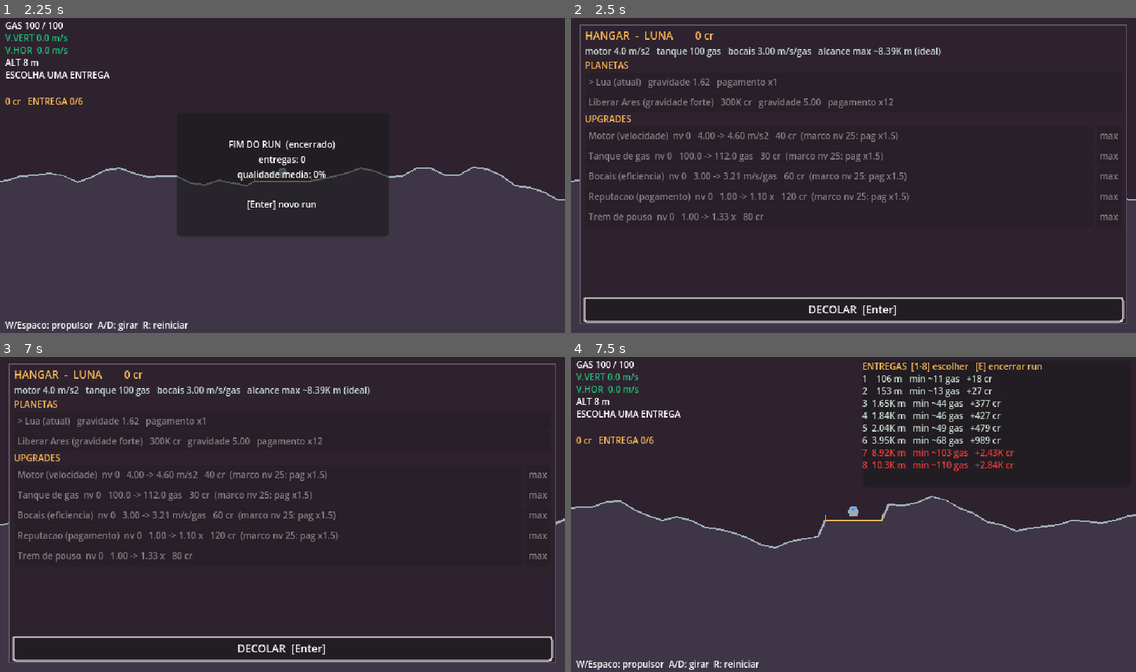
Above: before the commit, frames 1-4 (two rows, left to right).
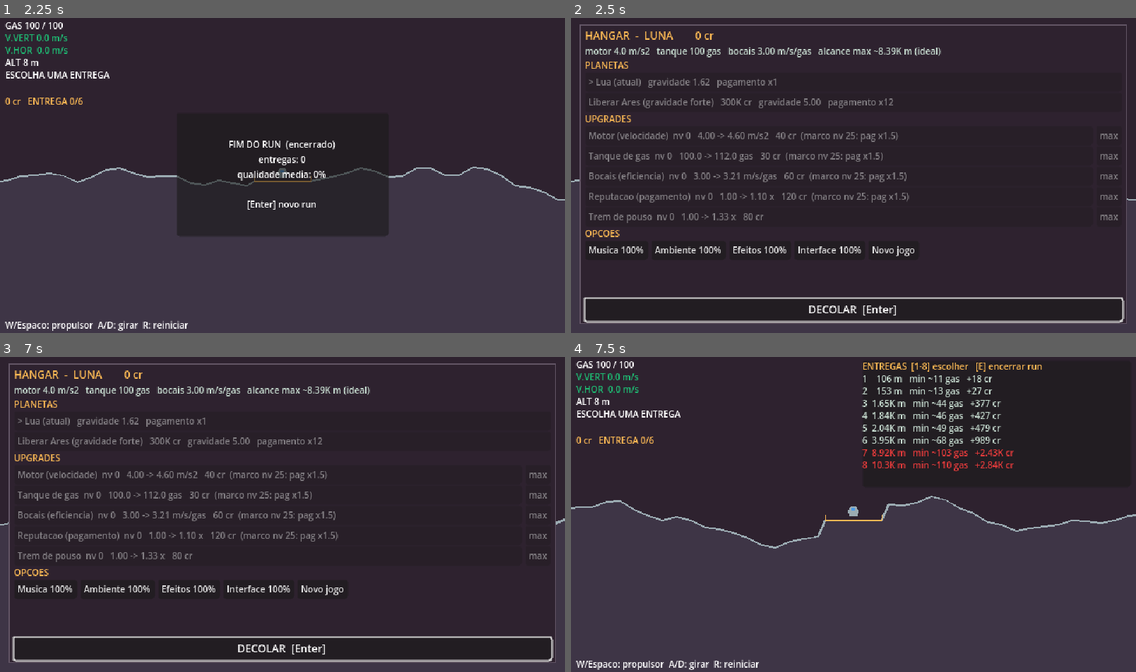
Above: after the commit, the same moments.

Repository: valdersonjr/incremental-lander
Game: Godot game, scene res://game/main.tscn
The game is run twice, just before and just after one commit, with the same random seed, the same clock (stepped at 60 frames per second) and the same inputs.
Inputs:
- Up to frame 1 (2.25 s): tap Enter (confirm) at 0.5, 1.35, 2 s; hold D (rotate_right) 0.53-1.28 s; hold Enter (confirm) 0.53-1.28 s; tap R (restart) at 1.25 s; hold A (rotate_left) 1.28-2.03 s; hold D (rotate_right) from 2.03 s (still down); hold E (end_run) from 2.03 s (still down)
- Up to frame 2 (2.5 s): keep holding D (rotate_right); keep holding E (end_run); tap Enter (confirm) at 2.3 s
- Up to frame 3 (7 s): release D (rotate_right) at 2.75 s; release E (end_run) at 2.75 s; click "DECOLAR [Enter]" at 2.75 s; tap R (restart) at 3.5, 5 s; hold W (thrust) 3.53-4.28 s; tap 1 at 3.6 s; tap Enter (confirm) at 3.8, 4.25, 5.1, 6.8 s; hold Enter (confirm) 4.28-5.03 s; hold A (rotate_left) 4.28-6.53 s; tap 9 at 4.35 s; hold Enter (confirm) 5.78-6.53 s; hold D (rotate_right) from 6.53 s (still down); tap E (end_run) at 6.6 s
- Up to frame 4 (7.5 s): release D (rotate_right) at 7.25 s; click "DECOLAR [Enter]" at 7.25 s

Frame 1 is identical in both runs. In frame 2, 0.7% of the frame differs, in the area x 2-61%, y 67-76%; in frame 3, 0.7%; in frame 4, nothing differs.

Commit message:
Fase 7: save/load, opções e testes de integração
- SaveData (puro, 3 testes): serialize/deserialize com validação, migrações, ids removidos ignorados
- SaveManager: JSON versionado, escrita atômica + backup, autosave nos eventos e ao fechar,
  desligado em demo/dev; Novo jogo
- GameState: tempo de jogo, opções (volume por bus aplicado ao AudioServer)
- Hangar: OPÇÕES (volumes, Novo jogo com confirmação)
- Telemetria com coluna pilot (human/demo)
- gdtool test: marca testes abortados por erro de script como falha (stderr intercalado) e roda
  tests/integration (save_roundtrip: salvar, carregar, recuperar do backup)

Co-Authored-By: Claude Opus 5.5 <noreply@anthropic.com>
Claude-Session: https://claude.ai/code/session_01JhKCi9Us7j2H5LJGQ5fDNT

Diff:
--- a/autoload/game_state.gd
+++ b/autoload/game_state.gd
@@ -13,11 +13,20 @@
 var prestige_pending := false         # Poeira coletada; falta gastar na loja e concluir o recomeco
 var income_history: Array = []        # [{earned, seconds}] dos ultimos runs (base da renda da frota)
 var reached_goal := false             # chegou ao planeta final (targets.goal)
+var play_seconds := 0.0               # tempo de jogo acumulado
+var settings: Dictionary = {}         # opcoes (volumes por bus) — salvas junto
+
+const BUSES := ["Music", "Ambience", "SFX", "UI"]
 
 
 func _ready() -> void:
 	EconMath.load_spec()
 	reset()
+	apply_settings()
+
+
+func _process(delta: float) -> void:
+	play_seconds += delta
 
 
 ## Volta ao estado inicial da spec (recursos iniciais, sem upgrades).
@@ -31,6 +40,11 @@
 	cycle_earned.clear()
 	unlocked_planets = ["luna"]
 	current_planet = "luna"
+	prestige_pending = false
+	income_history = []
+	reached_goal = false
+	runs_done = 0
+	play_seconds = 0.0
 
 
 ## Quantidade de um recurso.
@@ -166,3 +180,51 @@
 		Events.goal_reached.emit(planet_id)
 		return true
 	return false
+
+
+## Estado para o save (SaveData.serialize).
+func save_state() -> Dictionary:
+	return {"resources": resources, "levels": levels, "shop": shop, "prestige_points": prestige_points,
+			"prestige_pending": prestige_pending, "unlocked": unlocked_planets, "current_planet": current_planet,
+			"cycle_earned": cycle_earned, "income_history": income_history, "reached_goal": reached_goal,
+			"runs_done": runs_done, "play_seconds": play_seconds, "settings": settings}
+
+
+## Aplica um estado ja validado por SaveData.deserialize.
+func apply_save_state(st: Dictionary) -> void:
+	resources = st["resources"]
+	levels = st["levels"]
+	shop = st["shop"]
+	prestige_points = st["prestige_points"]
+	prestige_pending = st["prestige_pending"]
+	unlocked_planets = st["unlocked"]
+	current_planet = st["current_planet"]
+	cycle_earned = st["cycle_earned"]
+	income_history = st["income_history"]
+	reached_goal = st["reached_goal"]
+	runs_done = st["runs_done"]
+	play_seconds = st["play_seconds"]
+	settings = st["settings"]
+	apply_settings()
+	for res: String in resources:
+		Events.resources_changed.emit(res, resources[res])
+
+
+## Volume 0..1 de um bus (padrao 1).
+func volume(bus: String) -> float:
+	return float(settings.get("vol_" + bus, 1.0))
+
+
+func set_volume(bus: String, value: float) -> void:
+	settings["vol_" + bus] = clampf(value, 0.0, 1.0)
+	apply_settings()
+
+
+## Aplica as opcoes (volumes) nos buses de audio.
+func apply_settings() -> void:
+	for bus: String in BUSES:
+		var idx := AudioServer.get_bus_index(bus)
+		if idx >= 0:
+			var v := volume(bus)
+			AudioServer.set_bus_mute(idx, v <= 0.0)
+			AudioServer.set_bus_volume_db(idx, linear_to_db(maxf(v, 0.0001)))
--- /dev/null
+++ b/autoload/save_manager.gd
@@ -0,0 +1,92 @@
+## Save/load do progresso (skill godot-dev, save-telemetry.md): JSON versionado em user://save.json,
+## escrita atomica (tmp -> rename), backup save.bak, autosave nos eventos, salva ao fechar.
+## Desligado em --demo, --dev_* e --no_save (verificacao nunca sobrescreve o progresso do jogador).
+extends Node
+
+var PATH := "user://save.json"
+var TMP := "user://save.json.tmp"
+var BAK := "user://save.bak"
+
+var enabled := true
+var _dirty := false
+
+
+func _ready() -> void:
+	for a in OS.get_cmdline_user_args():
+		if a == "--demo" or a == "--no_save" or a.begins_with("--dev_"):
+			enabled = false
+	if enabled:
+		load_game()
+	Events.run_finished.connect(func(_s: Dictionary) -> void: request_save())
+	Events.upgrade_bought.connect(func(_i: String, _l: int) -> void: request_save())
+	Events.planet_unlocked.connect(func(_p: String) -> void: request_save())
+	Events.prestiged.connect(func(_g: float, _t: float) -> void: request_save())
+	Events.goal_reached.connect(func(_p: String) -> void: request_save())
+
+
+func _notification(what: int) -> void:
+	if what == NOTIFICATION_WM_CLOSE_REQUEST:
+		save_game()
+
+
+## Muda a pasta do save (testes de integracao usam uma pasta propria, nunca o save real).
+func set_dir(dir: String) -> void:
+	DirAccess.make_dir_recursive_absolute(ProjectSettings.globalize_path(dir))
+	PATH = dir.path_join("save.json")
+	TMP = dir.path_join("save.json.tmp")
+	BAK = dir.path_join("save.bak")
+
+
+## Agenda um save no fim do frame (junta varios eventos seguidos num save so).
+func request_save() -> void:
+	if enabled and not _dirty:
+		_dirty = true
+		call_deferred("_flush")
+
+
+func _flush() -> void:
+	_dirty = false
+	save_game()
+
+
+## Salva agora. Escrita atomica: grava .tmp, guarda o save anterior em .bak e renomeia.
+func save_game() -> bool:
+	if not enabled:
+		return false
+	var f := FileAccess.open(TMP, FileAccess.WRITE)
+	if f == null:
+		push_warning("save: nao abriu %s" % TMP)
+		return false
+	f.store_string(JSON.stringify(SaveData.serialize(GameState.save_state()), "\t"))
+	f.close()
+	if FileAccess.file_exists(PATH):
+		DirAccess.copy_absolute(ProjectSettings.globalize_path(PATH), ProjectSettings.globalize_path(BAK))
+	return DirAccess.rename_absolute(ProjectSettings.globalize_path(TMP), ProjectSettings.globalize_path(PATH)) == OK
+
+
+## Carrega o save (ou o backup, se o principal estiver corrompido). Retorna true se carregou.
+func load_game() -> bool:
+	for path: String in [PATH, BAK]:
+		if not FileAccess.file_exists(path):
+			continue
+		var json := JSON.new()  # parse() devolve o erro sem imprimir (save corrompido nao e erro do jogo)
+		var raw: Variant = json.data if json.parse(FileAccess.get_file_as_string(path)) == OK else null
+		var r := SaveData.deserialize(raw)
+		for w: String in r["warnings"]:
+			push_warning("save: " + w)
+		if r["ok"]:
+			GameState.apply_save_state(r["state"])
+			return true
+		push_warning("save invalido em %s; tentando o backup" % path)
+	return false
+
+
+## Novo jogo: apaga o progresso (mantem as opcoes).
+func new_game() -> void:
+	var settings: Dictionary = GameState.settings.duplicate()
+	GameState.reset()
+	GameState.settings = settings
+	for path: String in [PATH, BAK]:
+		if FileAccess.file_exists(path):
+			DirAccess.remove_absolute(ProjectSettings.globalize_path(path))
+	save_game()
--- a/autoload/telemetry.gd
+++ b/autoload/telemetry.gd
@@ -5,9 +5,17 @@
 const DIR := "user://telemetry"
 const DELIVERIES := "user://telemetry/deliveries.csv"
 const HEADER := ["planet", "distance", "thrust", "efficiency", "tank", "gas_used", "hop_time_s", "quality",
-		"crashed"]
+		"crashed", "pilot"]
 
 var enabled := true
+var pilot := "human"      # "demo" quando o piloto automatico voa (nao misturar na calibracao)
+
+
+func _ready() -> void:
+	var args := OS.get_cmdline_user_args()
+	if "--demo" in args:
+		pilot = "demo"
+		enabled = "--telemetry" in args
 
 
 ## Grava uma entrega. result precisa das chaves de HEADER (distancias/gas nas unidades do modelo).
@@ -15,6 +23,7 @@
 	if not enabled:
 		return
 	DirAccess.make_dir_recursive_absolute(DIR)
+	_rotate_if_old_header()
 	var is_new := not FileAccess.file_exists(DELIVERIES)
 	var f := FileAccess.open(DELIVERIES, FileAccess.READ_WRITE if not is_new else FileAccess.WRITE)
 	if f == null:
@@ -25,6 +34,18 @@
 		f.store_csv_line(PackedStringArray(HEADER))
 	var row := PackedStringArray()
 	for key: String in HEADER:
-		var v: Variant = result.get(key, "")
+		var v: Variant = pilot if key == "pilot" else result.get(key, "")
 		row.append(str(int(v)) if v is bool else str(v))
 	f.store_csv_line(row)
+
+
+## Se o arquivo existente tem outro cabecalho (versao antiga), guarda como deliveries_old.csv.
+func _rotate_if_old_header() -> void:
+	if not FileAccess.file_exists(DELIVERIES):
+		return
+	var f := FileAccess.open(DELIVERIES, FileAccess.READ)
+	var head := f.get_csv_line()
+	f.close()
+	if Array(head) != HEADER:
+		var old := ProjectSettings.globalize_path(DIR.path_join("deliveries_old.csv"))
+		DirAccess.rename_absolute(ProjectSettings.globalize_path(DELIVERIES), old)
--- a/game/ending/ending.gd
+++ b/game/ending/ending.gd
@@ -14,7 +14,9 @@
 		closed.emit())
 
 
-func show_ending(play_seconds: float) -> void:
+func show_ending(play_seconds: float = -1.0) -> void:
+	if play_seconds < 0.0:
+		play_seconds = GameState.play_seconds
 	_text.text = "\n".join([
 		"VOCE CHEGOU A TITAN!",
 		"",
--- a/game/hangar/hangar.gd
+++ b/game/hangar/hangar.gd
@@ -13,6 +13,7 @@
 const COLOR_DUST := Color("#a884f3")     # violet (Poeira Estelar)
 
 var _confirm_prestige := false
+var _confirm_new_game := false
 
 @onready var _header: Label = %Header
 @onready var _ship: Label = %Ship
@@ -27,6 +28,7 @@
 ## Mostra o hangar atualizado.
 func open() -> void:
 	_confirm_prestige = false
+	_confirm_new_game = false
 	visible = true
 	refresh()
 	_launch.grab_focus()
@@ -61,6 +63,36 @@
 	for r: Dictionary in rows:
 		if not _is_stage(str(r["id"])):
 			_rows.add_child(_make_row(r))
+	_add_options()
+
+
+## Opcoes: volume por bus (clique alterna 100/75/50/25/0%) e novo jogo (2 cliques).
+func _add_options() -> void:
+	_rows.add_child(_section("OPCOES"))
+	var line := HBoxContainer.new()
+	var names := {"Music": "Musica", "Ambience": "Ambiente", "SFX": "Efeitos", "UI": "Interface"}
+	for bus: String in GameState.BUSES:
+		var b := Button.new()
+		b.add_theme_font_size_override(&"font_size", 10)
+		b.text = "%s %d%%" % [names[bus], int(round(GameState.volume(bus) * 100.0))]
+		b.pressed.connect(func() -> void:
+			var v := GameState.volume(bus) - 0.25
+			GameState.set_volume(bus, 1.0 if v < -0.01 else v)
+			SaveManager.request_save()
+			refresh())
+		line.add_child(b)
+	var ng := Button.new()
+	ng.add_theme_font_size_override(&"font_size", 10)
+	ng.text = "CONFIRMA? apagar todo o progresso" if _confirm_new_game else "Novo jogo"
+	ng.pressed.connect(func() -> void:
+		if _confirm_new_game:
+			_confirm_new_game = false
+			SaveManager.new_game()
+		else:
+			_confirm_new_game = true
+		refresh())
+	line.add_child(ng)
+	_rows.add_child(line)
 
 
 func _is_stage(id: String) -> bool:
--- a/game/main.gd
+++ b/game/main.gd
@@ -154,7 +154,7 @@
 
 func _on_goal_reached(_planet_id: String) -> void:
 	_hangar.visible = false
-	_ending.show_ending(Time.get_ticks_msec() / 1000.0)
+	_ending.show_ending()
 	print("GOAL_REACHED ", JSON.stringify({"runs": GameState.runs_done, "points": GameState.prestige_points}))
 
 
--- a/project.godot
+++ b/project.godot
@@ -20,6 +20,7 @@
 Events="*res://autoload/events.gd"
 GameState="*res://autoload/game_state.gd"
 Telemetry="*res://autoload/telemetry.gd"
+SaveManager="*res://autoload/save_manager.gd"
 
 [debug]
 
--- /dev/null
+++ b/scripts/save/save_data.gd
@@ -0,0 +1,91 @@
+## Conversao estado <-> save (logica pura, testavel). JSON versionado; nada derivado e salvo
+## (stats/custos sao recalculados pelo EconMath). Dados de fora sao nao confiaveis: tudo e validado.
+class_name SaveData
+extends RefCounted
+
+const SAVE_VERSION := 1
+## Migracoes: versao -> Callable que recebe o dict e devolve a versao seguinte.
+const MIGRATIONS := {}
+
+
+## Monta o dicionario do save a partir do estado do jogo.
+static func serialize(state: Dictionary) -> Dictionary:
+	return {
+		"save_version": SAVE_VERSION,
+		"spec_version": EconMath.spec.get("meta", {}).get("version", 0),
+		"resources": state["resources"].duplicate(),
+		"levels": state["levels"].duplicate(),
+		"shop": state["shop"].duplicate(),
+		"prestige_points": state["prestige_points"],
+		"prestige_pending": state["prestige_pending"],
+		"unlocked": state["unlocked"].duplicate(),
+		"current_planet": state["current_planet"],
+		"cycle_earned": state["cycle_earned"].duplicate(),
+		"income_history": state["income_history"].duplicate(true),
+		"reached_goal": state["reached_goal"],
+		"runs_done": state["runs_done"],
+		"play_seconds": state["play_seconds"],
+		"settings": state["settings"].duplicate(),
+	}
+
+
+## Valida/migra um save lido. Retorna {"ok": bool, "state": Dictionary, "warnings": Array[String]}.
+## Ids que nao existem mais na spec sao descartados com aviso.
+static func deserialize(raw: Variant) -> Dictionary:
+	var warnings: Array[String] = []
+	if not raw is Dictionary:
+		return {"ok": false, "state": {}, "warnings": ["save nao e um objeto JSON"]}
+	var d: Dictionary = raw
+	var v := int(d.get("save_version", 0))
+	while v < SAVE_VERSION and MIGRATIONS.has(v):
+		d = MIGRATIONS[v].call(d)
+		v += 1
+	if v != SAVE_VERSION:
+		return {"ok": false, "state": {}, "warnings": ["versao de save desconhecida: %d" % v]}
+	var res_ids: Array = EconMath.spec["resources"].map(func(r: Dictionary) -> String: return r["id"])
+	var up_ids: Array = EconMath.spec["upgrades"].map(func(u: Dictionary) -> String: return u["id"])
+	var shop_ids: Array = EconMath.shop_items().map(func(i: Dictionary) -> String: return i["id"])
+	var planet_ids: Array = EconMath.spec["planets"].map(func(p: Dictionary) -> String: return p["id"])
+	var st := {
+		"resources": _filter_numbers(d.get("resources", {}), res_ids, "recurso", warnings, false),
+		"levels": _filter_numbers(d.get("levels", {}), up_ids, "upgrade", warnings, true),
+		"shop": _filter_numbers(d.get("shop", {}), shop_ids, "item da loja", warnings, true),
+		"prestige_points": maxf(0.0, float(d.get("prestige_points", 0.0))),
+		"prestige_pending": bool(d.get("prestige_pending", false)),
+		"unlocked": [],
+		"current_planet": "luna",
+		"cycle_earned": _filter_numbers(d.get("cycle_earned", {}), res_ids, "recurso", warnings, false),
+		"income_history": [],
+		"reached_goal": bool(d.get("reached_goal", false)),
+		"runs_done": maxi(0, int(d.get("runs_done", 0))),
+		"play_seconds": maxf(0.0, float(d.get("play_seconds", 0.0))),
+		"settings": d.get("settings", {}) if d.get("settings", {}) is Dictionary else {},
+	}
+	for rid: String in res_ids:
+		if not st["resources"].has(rid):
+			st["resources"][rid] = 0.0
+	for p: Variant in d.get("unlocked", ["luna"]):
+		if str(p) in planet_ids and not str(p) in st["unlocked"]:
+			st["unlocked"].append(str(p))
+	if not "luna" in st["unlocked"]:
+		st["unlocked"].insert(0, "luna")
+	var cur := str(d.get("current_planet", "luna"))
+	st["current_planet"] = cur if cur in st["unlocked"] else "luna"
+	for h: Variant in d.get("income_history", []):
+		if h is Dictionary and h.get("earned") is Dictionary:
+			st["income_history"].append({"earned": h["earned"], "seconds": float(h.get("seconds", 1.0))})
+	return {"ok": true, "state": st, "warnings": warnings}
+
+
+static func _filter_numbers(src: Variant, allowed: Array, kind: String, warnings: Array[String],
+		as_int: bool) -> Dictionary:
+	var out := {}
+	if not src is Dictionary:
+		return out
+	for k: Variant in src:
+		if not str(k) in allowed:
+			warnings.append("%s '%s' nao existe mais na spec: ignorado" % [kind, k])
+			continue
+		var val := float(src[k])
+		out[str(k)] = maxi(0, int(val)) if as_int else maxf(0.0, val)
+	return out
--- /dev/null
+++ b/tests/integration/save_roundtrip.gd
@@ -0,0 +1,40 @@
+## Teste de integracao do save (roda como cena: gdtool.py run res://tests/integration/save_roundtrip.tscn).
+## Usa uma pasta propria (user://itest), nunca o save real. Imprime SAVE_TEST OK ou FALHOU.
+extends Node
+
+
+func _ready() -> void:
+	var fails: Array[String] = []
+	SaveManager.enabled = true
+	SaveManager.set_dir("user://itest")
+	GameState.reset()
+	GameState.resources["credits"] = 12345.0
+	GameState.levels["tank"] = 7
+	GameState.unlocked_planets = ["luna", "ares"]
+	GameState.current_planet = "ares"
+	GameState.prestige_points = 21.0
+	GameState.set_volume("Music", 0.5)
+	if not SaveManager.save_game():
+		fails.append("save_game falhou")
+	GameState.reset()
+	if not SaveManager.load_game():
+		fails.append("load_game falhou")
+	if not is_equal_approx(GameState.amount("credits"), 12345.0):
+		fails.append("creditos: %s" % GameState.amount("credits"))
+	if int(GameState.levels.get("tank", 0)) != 7:
+		fails.append("tank: %s" % GameState.levels.get("tank"))
+	if GameState.current_planet != "ares":
+		fails.append("planeta: %s" % GameState.current_planet)
+	if not is_equal_approx(GameState.volume("Music"), 0.5):
+		fails.append("volume: %s" % GameState.volume("Music"))
+	# save corrompido -> usa o backup
+	GameState.resources["credits"] = 999.0
+	SaveManager.save_game()          # save.bak = versao com 12345
+	var f := FileAccess.open(SaveManager.PATH, FileAccess.WRITE)
+	f.store_string("{ corrompido")
+	f.close()
+	GameState.reset()
+	if not SaveManager.load_game() or not is_equal_approx(GameState.amount("credits"), 12345.0):
+		fails.append("backup nao recuperou: %s" % GameState.amount("credits"))
+	print("SAVE_TEST " + ("OK" if fails.is_empty() else "FALHOU " + "; ".join(fails)))
+	get_tree().quit(0 if fails.is_empty() else 1)
--- /dev/null
+++ b/tests/integration/save_roundtrip.tscn
@@ -0,0 +1,6 @@
+[gd_scene format=3]
+
+[ext_resource type="Script" path="res://tests/integration/save_roundtrip.gd" id="1_it"]
+
+[node name="SaveRoundtrip" type="Node"]
+script = ExtResource("1_it")
--- /dev/null
+++ b/tests/unit/save/test_save_data.gd
@@ -0,0 +1,49 @@
+## Save: ida e volta, validacao de dados externos, ids removidos da spec.
+extends TestCase
+
+
+func before_each() -> void:
+	EconMath.load_spec()
+
+
+func _state() -> Dictionary:
+	return {"resources": {"credits": 123.5, "ore": 2.0, "stardust": 7.0}, "levels": {"tank": 3, "exp1_station": 1},
+			"shop": {"capital": 1}, "prestige_points": 40.0, "prestige_pending": false,
+			"unlocked": ["luna", "ares"], "current_planet": "ares", "cycle_earned": {"credits": 99.0},
+			"income_history": [{"earned": {"credits": 10.0}, "seconds": 5.0}], "reached_goal": false,
+			"runs_done": 4, "play_seconds": 321.0, "settings": {"vol_Music": 0.5}}
+
+
+func test_ida_e_volta_pelo_json() -> void:
+	var saved := SaveData.serialize(_state())
+	var back := SaveData.deserialize(JSON.parse_string(JSON.stringify(saved)))
+	assert_true(back["ok"])
+	var st: Dictionary = back["state"]
+	assert_almost(st["resources"]["credits"], 123.5)
+	assert_eq(st["levels"]["tank"], 3)
+	assert_eq(st["unlocked"], ["luna", "ares"])
+	assert_eq(st["current_planet"], "ares")
+	assert_almost(st["prestige_points"], 40.0)
+	assert_eq(st["runs_done"], 4)
+
+
+func test_ids_removidos_da_spec_sao_ignorados() -> void:
+	var saved := SaveData.serialize(_state())
+	saved["levels"]["upgrade_que_nao_existe"] = 9
+	saved["unlocked"].append("planeta_fantasma")
+	var back := SaveData.deserialize(saved)
+	assert_true(back["ok"])
+	assert_false(back["state"]["levels"].has("upgrade_que_nao_existe"))
+	assert_false("planeta_fantasma" in back["state"]["unlocked"])
+	assert_true(back["warnings"].size() >= 1)
+
+
+func test_dados_invalidos() -> void:
+	assert_false(SaveData.deserialize("lixo")["ok"])
+	assert_false(SaveData.deserialize({"save_version": 99})["ok"])
+	var neg := SaveData.serialize(_state())
+	neg["resources"]["credits"] = -500.0
+	neg["current_planet"] = "kronos"
+	var st: Dictionary = SaveData.deserialize(neg)["state"]
+	assert_almost(st["resources"]["credits"], 0.0, 1e-9, "negativo vira 0")
+	assert_eq(st["current_planet"], "luna", "planeta nao liberado volta para a Lua")
--- /dev/null
+++ b/tests/visual/hangar_preview.gd
@@ -0,0 +1,18 @@
+## Previa visual do hangar (rolado ate o fim: opcoes). gdtool.py capture res://tests/visual/hangar_preview.tscn
+extends Node
+
+const HANGAR_SCENE := preload("res://game/hangar/hangar.tscn")
+
+
+func _ready() -> void:
+	GameState.resources["credits"] = 5000.0
+	GameState.set_volume("Music", 0.75)
+	var layer := CanvasLayer.new()
+	add_child(layer)
+	var h: Hangar = HANGAR_SCENE.instantiate()
+	layer.add_child(h)
+	h.open()
+	await get_tree().process_frame
+	await get_tree().process_frame
+	var scroll: ScrollContainer = h.find_child("Scroll", true, false)
+	scroll.scroll_vertical = 100000
--- /dev/null
+++ b/tests/visual/hangar_preview.tscn
@@ -0,0 +1,6 @@
+[gd_scene format=3]
+
+[ext_resource type="Script" path="res://tests/visual/hangar_preview.gd" id="1_prev"]
+
+[node name="HangarPreview" type="Node"]
+script = ExtResource("1_prev")
Not shown, added: autoload/save_manager.gd.uid
Not shown, added: scripts/save/save_data.gd.uid
Not shown, added: tests/integration/save_roundtrip.gd.uid
Not shown, added: tests/unit/save/test_save_data.gd.uid
Not shown, added: tests/visual/hangar_preview.gd.uid
Not shown, changed: .claude/skills/godot-dev/references/patterns/verification-loop.md
Not shown, changed: .claude/skills/godot-dev/references/testing.md
Not shown, changed: docs/ARCHITECTURE.md
Not shown, changed: docs/DECISIONS.md
Not shown, changed: docs/HANDOFF.md
Not shown, changed: docs/ROADMAP.md
